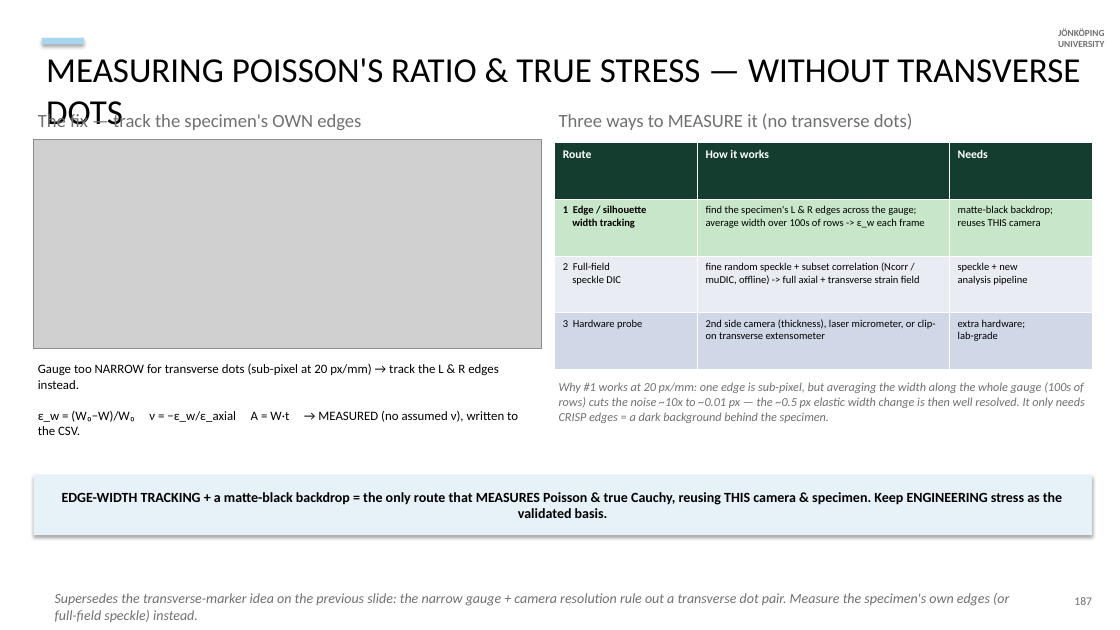
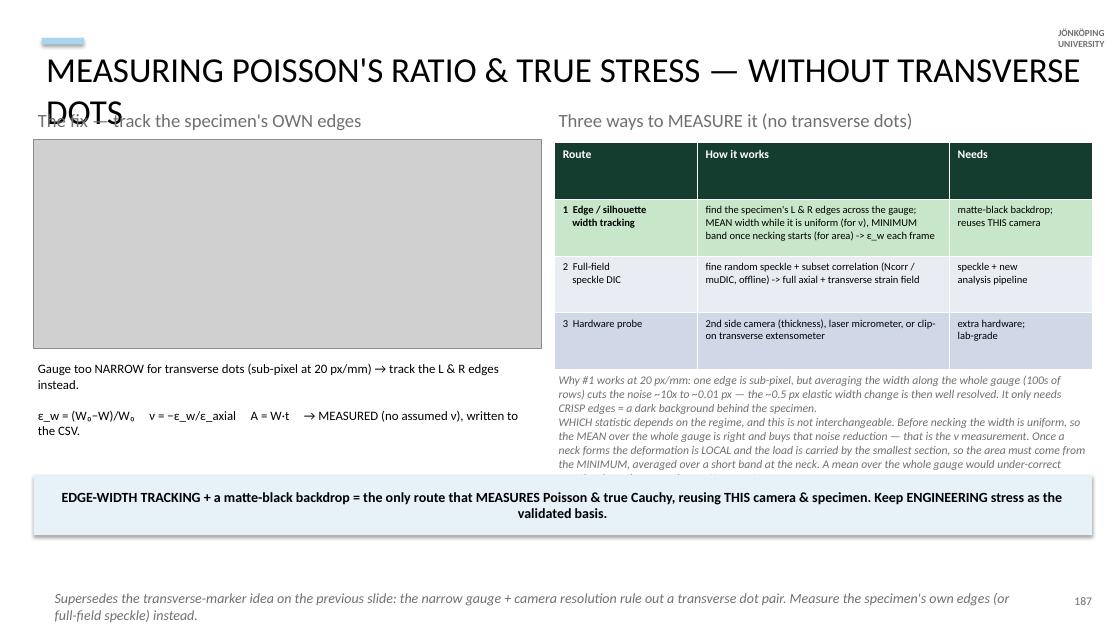
Before and after one commit to AdithyaSivakumar-3/UTM, a slide deck: slide 47 of documentation/decks/V6a_8_6_20_slides.pptx. Drawn at 1120x630 pixels with LibreOffice and Linux fonts; fonts in the diff are those of the drawing; grey boxes stand for pictures. Boxes give left, top, right and bottom in pixels: in the first picture for what was removed or moved away, otherwise in the second. Text is boxed around its words. In the diff, an @@ line names an element or a change of style, - is before the commit and + after.

```diff
--- a/documentation/decks/V6a_8_6_20_slides.pptx
+++ b/documentation/decks/V6a_8_6_20_slides.pptx
@@ table at <box>555,143,1092,370</box> @@
-row 2, column 2: find the specimen's L & R edges across the gauge; average width over 100s of rows -> ε_w each frame
+row 2, column 2: find the specimen's L & R edges across the gauge; MEAN width while it is uniform (for ν), MINIMUM band once necking starts (for area) -> ε_w each frame
@@ text at <box>559,376,1086,475</box>: text changed; size 10.5 to 10 pt @@
-Why #1 works at 20 px/mm: one edge is sub-pixel, but averaging the width along the whole gauge (100s of rows) cuts the noise ~10x to ~0.01 px — the ~0.5 px elastic width change is then well resolved. It only needs CRISP edges = a dark background behind the specimen.
+Why #1 works at 20 px/mm: one edge is sub-pixel, but averaging the width along the whole gauge (100s of rows) cuts the noise ~10x to ~0.01 px — the ~0.5 px elastic width change is then well resolved. It only needs CRISP edges = a dark background behind the specimen.
+WHICH statistic depends on the regime, and this is not interchangeable. Before necking the width is uniform, so the MEAN over the whole gauge is right and buys that noise reduction — that is the ν measurement. Once a neck forms the deformation is LOCAL and the load is carried by the smallest section, so the area must come from the MINIMUM, averaged over a short band at the neck. A mean over the whole gauge would under-correct exactly where the correction matters most.
```
Also in this commit, not shown: 1 other slide changed, 2 slides added.
